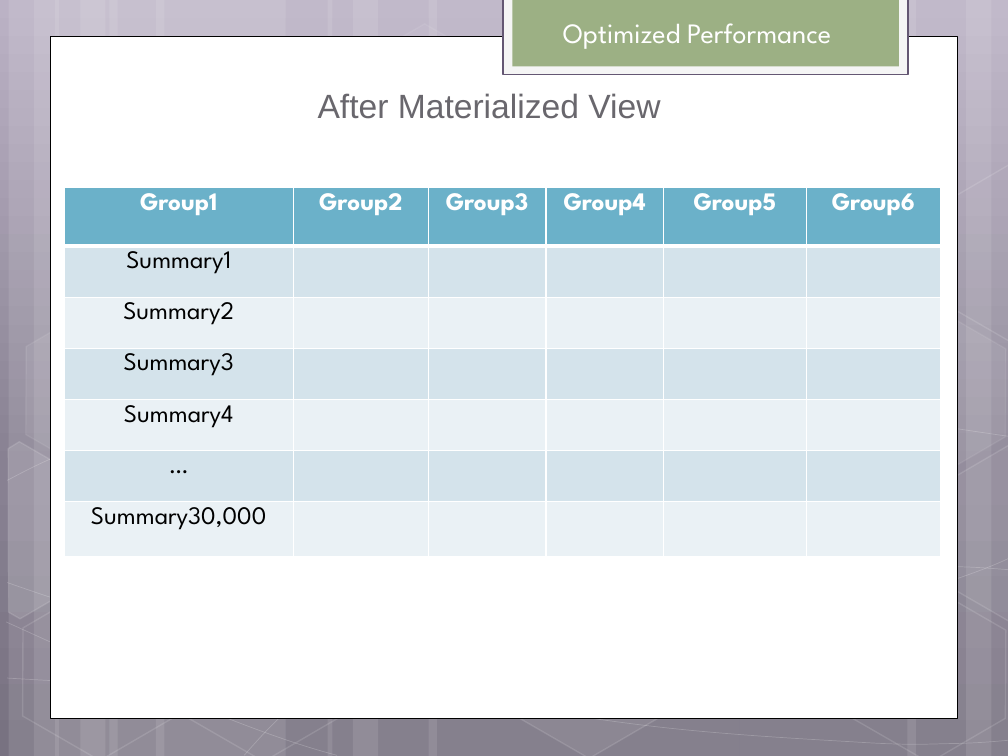
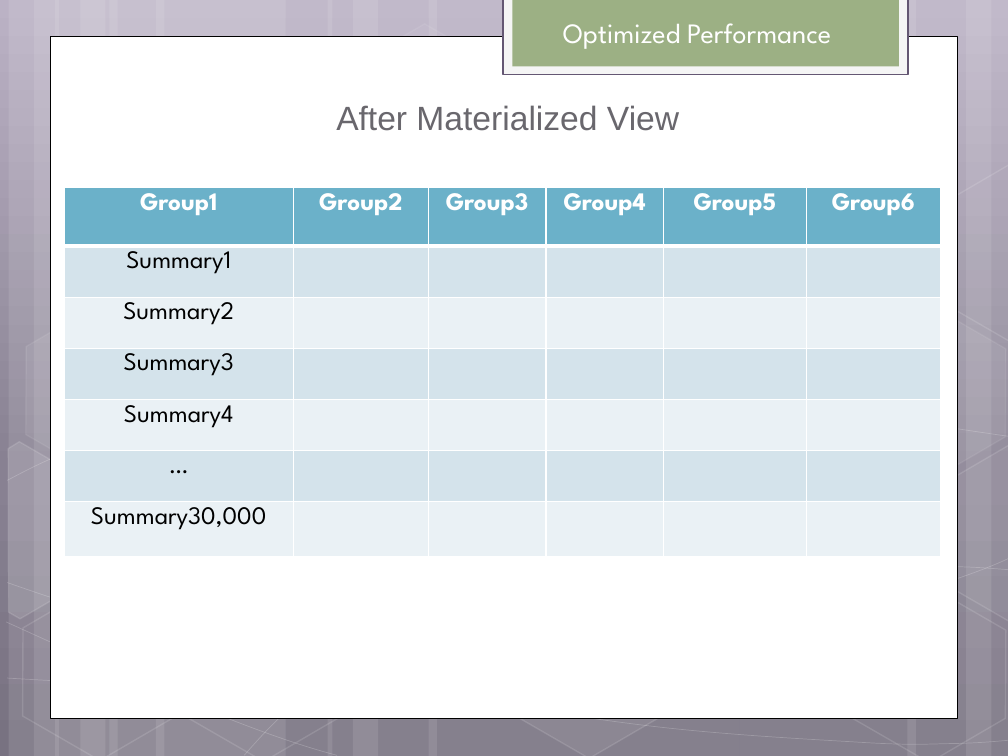
Before and after one commit to helpcat/bigdataworkshop2, a slide deck: slide 23 of slides/MonetDB workshop.pptx. Drawn at 1008x756 pixels with LibreOffice and Linux fonts; fonts in the diff are those of the drawing. Boxes give left, top, right and bottom in pixels: in the first picture for what was removed or moved away, otherwise in the second. Text is boxed around its words. In the diff, an @@ line names an element or a change of style, - is before the commit and + after.

```diff
--- a/slides/MonetDB workshop.pptx
+++ b/slides/MonetDB workshop.pptx
@@ text "After Materialized View": place and size @@
-text "After Materialized View" at (318, 93, 660, 119)
+text "After Materialized View" at (336, 105, 679, 131)
```
Also in this commit, not shown: 6 other slides changed, 1 other file.
